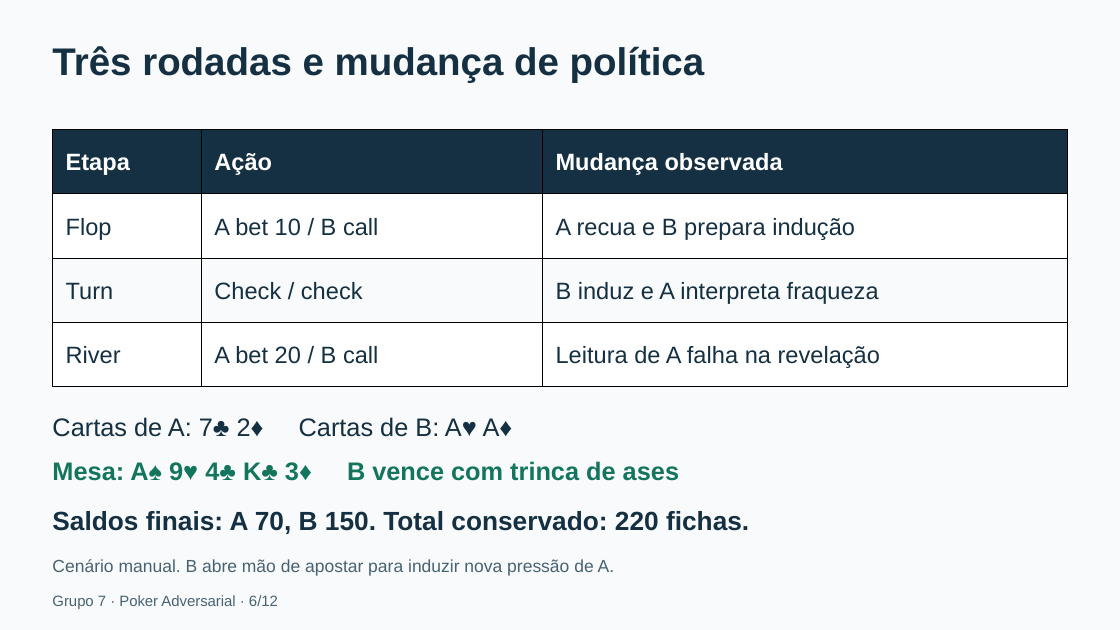
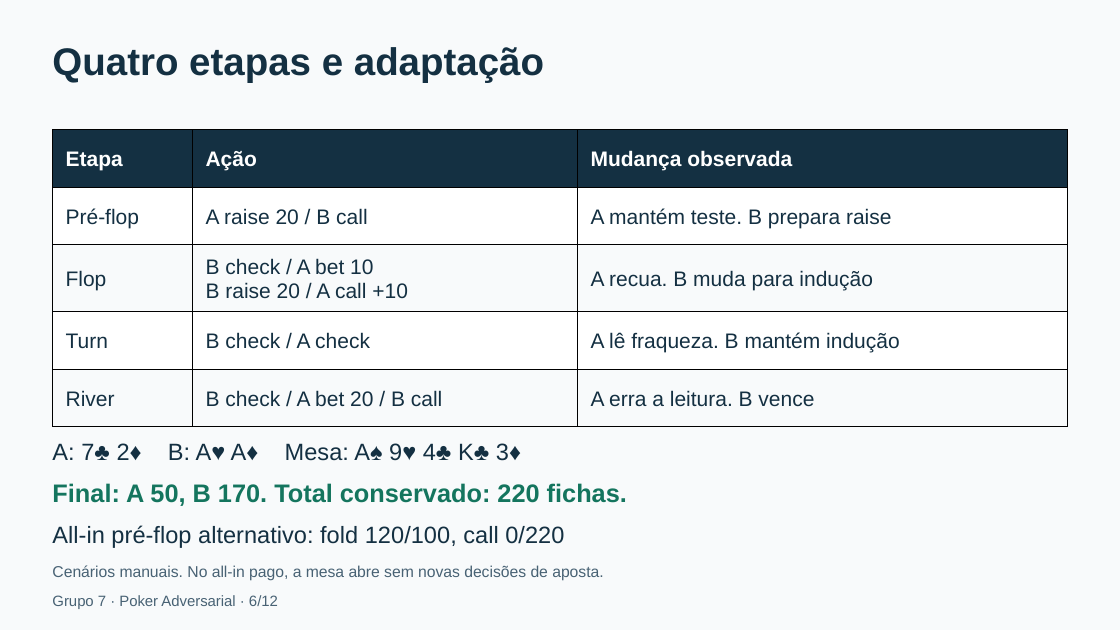
Before and after one commit to rafaelbtorres/Trabalho-1-Analise-de-Sistema-Adversarial, a slide deck: slide 6 of apresentacao/slides.pptx. Drawn at 1120x630 pixels with LibreOffice and Linux fonts; fonts in the diff are those of the drawing. Boxes give left, top, right and bottom in pixels: in the first picture for what was removed or moved away, otherwise in the second. Text is boxed around its words. In the diff, an @@ line names an element or a change of style, - is before the commit and + after.

Commit message:
docs: inclui pré-flop, raise e all-in na análise de poker

```diff
--- a/apresentacao/slides.pptx
+++ b/apresentacao/slides.pptx
@@ text at bbox=[52, 47, 544, 82]: text changed @@
-Três rodadas e mudança de política
+Quatro etapas e adaptação
@@ table at bbox=[52, 129, 1067, 418] @@
-row 2: Flop | A bet 10 / B call | A recua e B prepara indução
-row 3: Turn | Check / check | B induz e A interpreta fraqueza
-row 4: River | A bet 20 / B call | Leitura de A falha na revelação
+row 2: Pré-flop | A raise 20 / B call | A mantém teste. B prepara raise
+row 3: Flop | B check / A bet 10 / B raise 20 / A call +10 | A recua. B muda para indução
+row 4: Turn | B check / A check | A lê fraqueza. B mantém indução
+row 5: River | B check / A bet 20 / B call | A erra a leitura. B vence
@@ text at bbox=[52, 443, 521, 461]: text changed; size 21.8 to 20.2 pt @@
-Cartas de A: 7♣ 2♦ Cartas de B: A♥ A♦
+A: 7♣ 2♦ B: A♥ A♦ Mesa: A♠ 9♥ 4♣ K♣ 3♦
@@ text at bbox=[52, 483, 627, 506]: text changed @@
-Mesa: A♠ 9♥ 4♣ K♣ 3♦ B vence com trinca de ases
+Final: A 50, B 170. Total conservado: 220 fichas.
@@ text at bbox=[52, 525, 564, 548]: text changed; size 22.5 to 20.2 pt; bold off @@
-Saldos finais: A 70, B 150. Total conservado: 220 fichas.
+All-in pré-flop alternativo: fold 120/100, call 0/220
@@ text at bbox=[52, 565, 603, 581]: text changed; size 15 to 13.5 pt @@
-Cenário manual. B abre mão de apostar para induzir nova pressão de A.
+Cenários manuais. No all-in pago, a mesa abre sem novas decisões de aposta.
```
Also in this commit, not shown: 5 other slides changed, 16 other files.
